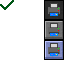
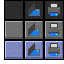
Layer changes from the first 64 × 64 image to the second:
added layer "scanner" above "scannersBG" over [28, 3, 40, 56]
added layer "scannersBG" above "Buttons" over [24, 0, 44, 60]
renamed "Eingefügte Ebene" to "Buttons", moved it above "printers", painted on it over [0, 0, 24, 60]
